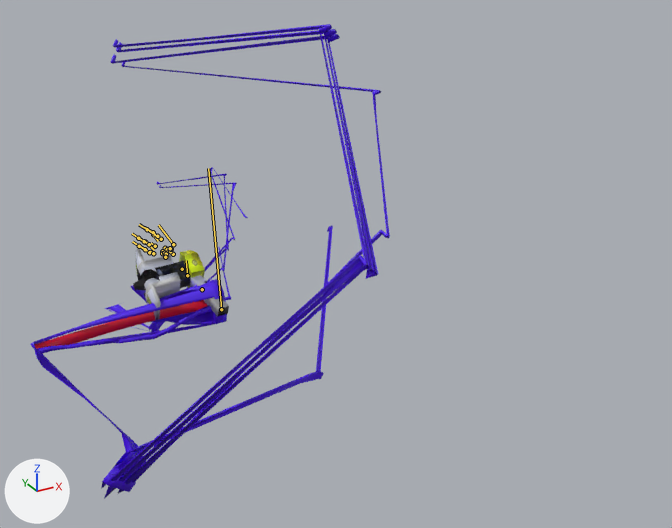
The FBX model Badass_Upgrade/DESIGN/GrupoA/Player/Gun/Armature/Completo.fbx as it was, and as the next commit left it.
One viewpoint serves both versions: a camera (50 mm lens) standing at (-0.0566, -0.174, 0.0778) and looking at (0.0305, -0.0156, -0.0014). The axes (+X, +Y, +Z) are drawn at lower left. The lights are the same throughout. Both versions are drawn at frame 434 of the action 'ArmatureAction'; the numbers are the values there. The bones that bend it are drawn over the model as lines.

The first picture shows 'Cube_005', 'Gun', 'RArm'.
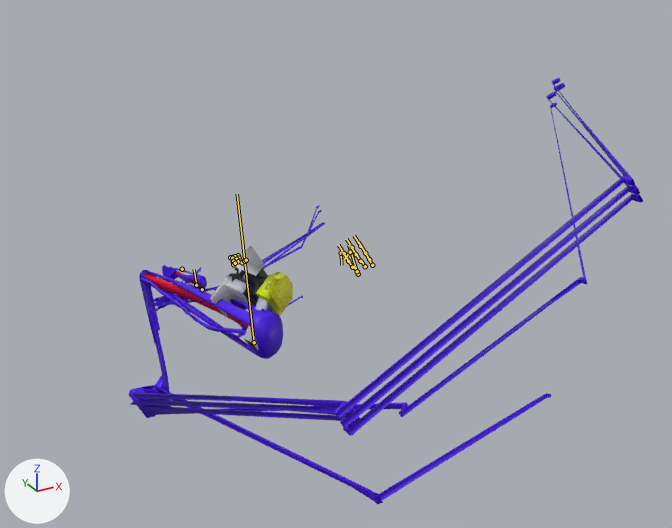
The edits, one by one:
Bone 'Bone' (bone_bone) moves from (0.0, 0.0, 0.991) to (0.0, 0.0, 2.468).
Bone 'Bone' (bone_bone) turns from (64, 84, 68) to (5, 20, 7) degrees about its own x, y and z.
Bone 'Bone_0' (bone_bone_0) moves from (0.0, 0.0, 0.991) to (0.0, 0.0, 2.468).
Bone 'Bone_0' (bone_bone_0) turns from (64, 84, 68) to (5, 20, 7) degrees about its own x, y and z.
Bone 'Bone_001' (bone_bone_001) turns from (-43, 13, -4) to (-28, 19, -2) degrees about its own x, y and z.
Bone 'Bone_1' (bone_bone_1) moves from (0.0, 0.0, 0.991) to (0.0, 0.0, 2.468).
Bone 'Bone_1' (bone_bone_1) turns from (64, 84, 68) to (5, 20, 7) degrees about its own x, y and z.
Bone 'Bone_2' (bone_bone_2) turns from (-43, 13, -4) to (-28, 19, -2) degrees about its own x, y and z.

Where the change shows, as pixel boxes (x1, y1, x2, y2) in the pictures (672 x 528 px):
'RArm', posed (43% wider, 10% shorter)
    before: (30, 24, 390, 499)
    after: (129, 78, 643, 504)
'Gun', posed (13% narrower, 46% taller)
    before: (133, 249, 229, 320)
    after: (210, 246, 293, 350)
'Cube_005', posed (19% wider, 19% shorter)
    before: (105, 167, 248, 332)
    after: (154, 205, 325, 338)
bone 'Bone', root to tip
    before: (221, 309) to (221, 309)
    after: (254, 342) to (254, 342)
bone 'Bone_0', root to tip
    before: (221, 309) to (208, 168)
    after: (254, 342) to (237, 194)
bone 'Bone_001', root to tip
    before: (173, 244) to (158, 225)
    after: (358, 274) to (348, 245)
bone 'Bone_1', root to tip
    before: (187, 275) to (186, 260)
    after: (196, 285) to (194, 269)
bone 'Bone_2', root to tip
    before: (173, 254) to (170, 252)
    after: (233, 264) to (231, 261)
